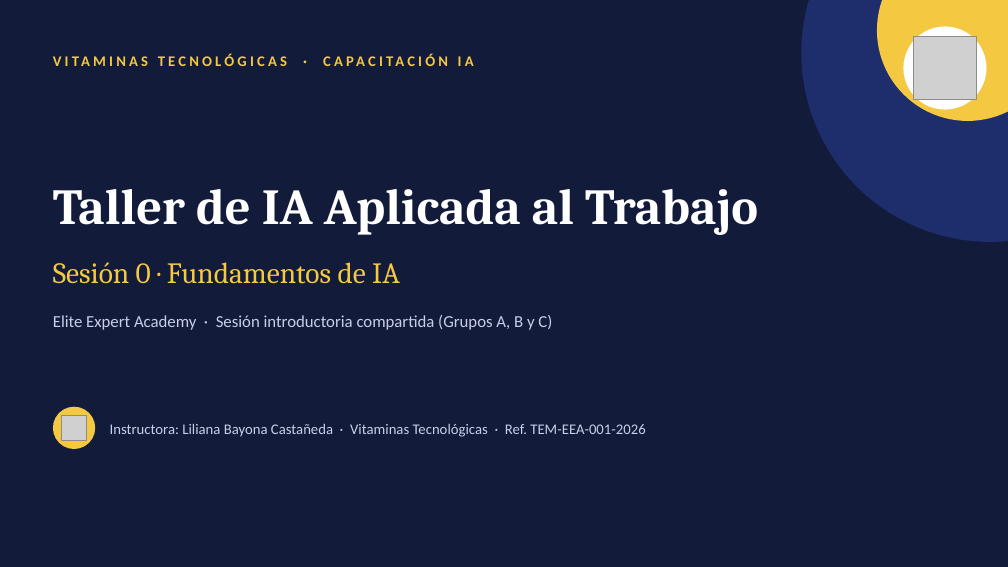
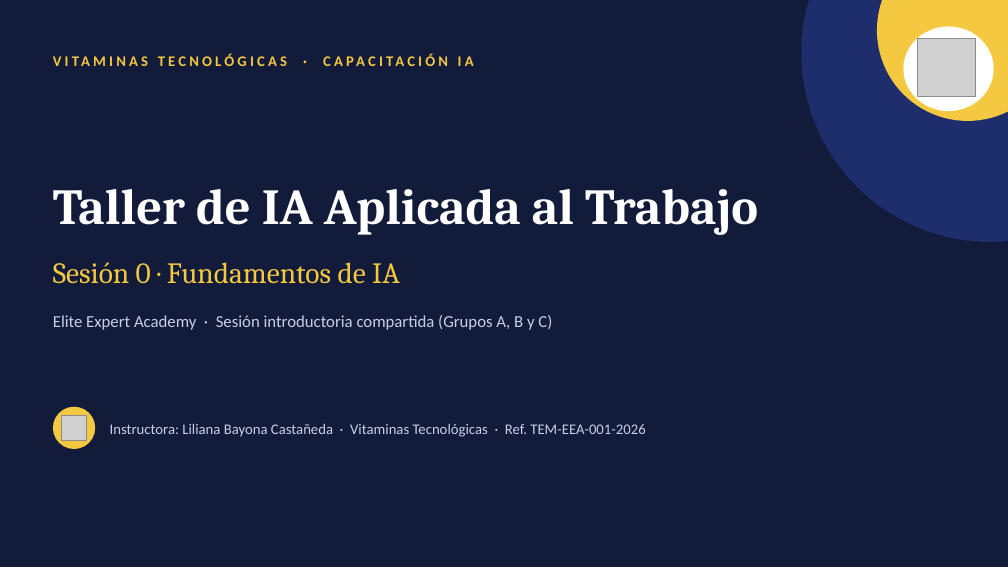
Before and after one commit to lyly2785/taller-ia-eea, a slide deck: slide 1 of Sesion0_Presentacion.pptx. Drawn at 1008x567 pixels with LibreOffice and Linux fonts; fonts in the diff are those of the drawing; grey boxes stand for pictures. Boxes give left, top, right and bottom in pixels: in the first picture for what was removed or moved away, otherwise in the second. Text is boxed around its words. In the diff, an @@ line names an element or a change of style, - is before the commit and + after.

```diff
--- a/Sesion0_Presentacion.pptx
+++ b/Sesion0_Presentacion.pptx
@@ ellipse: place and size @@
-ellipse at box(904, 26, 987, 110)
+ellipse at box(904, 26, 994, 111)
@@ picture: place and size @@
-picture at box(913, 36, 977, 100)
+picture at box(918, 39, 975, 96)
```
Also in this commit, not shown: 1 other slide changed.
